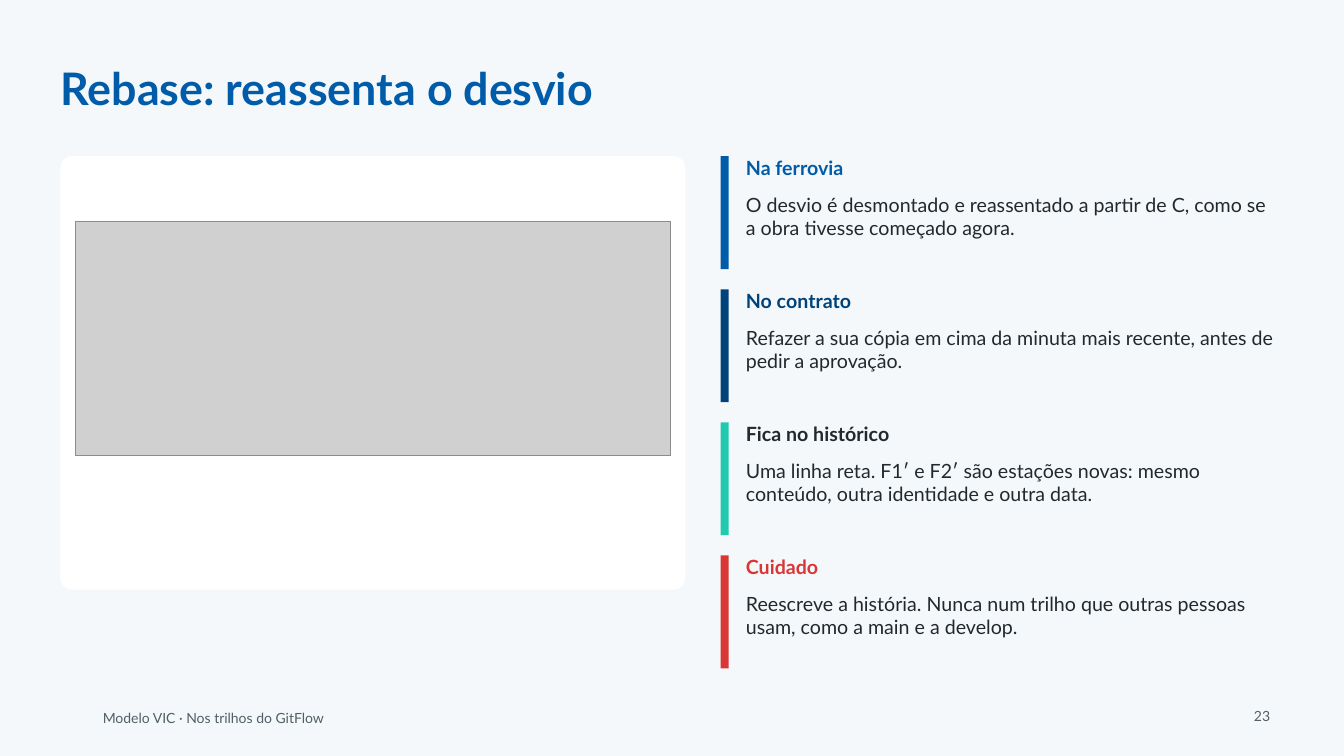
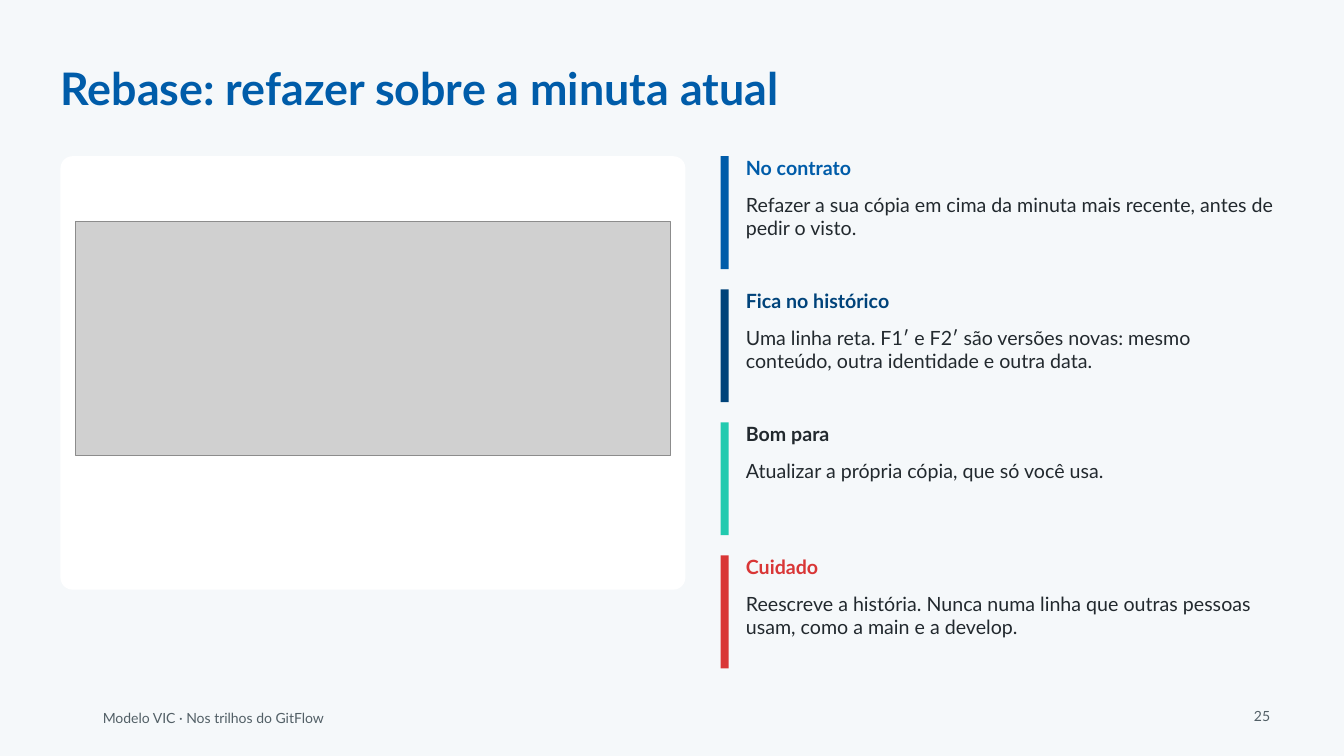
Before and after one commit to andromarcio/modelo-vic, a slide deck: slide 25 of treinamento/oficina-nos-trilhos/1-slides-nos-trilhos.pptx (slide 23 before the commit). Drawn at 1344x756 pixels with LibreOffice and Linux fonts; fonts in the diff are those of the drawing; grey boxes stand for pictures; background and template pictures are left out. Boxes give left, top, right and bottom in pixels: in the first picture for what was removed or moved away, otherwise in the second. Text is boxed around its words. In the diff, an @@ line names an element or a change of style, - is before the commit and + after.

```diff
--- a/treinamento/oficina-nos-trilhos/1-slides-nos-trilhos.pptx
+++ b/treinamento/oficina-nos-trilhos/1-slides-nos-trilhos.pptx
@@ title at <box>60,71,778,106</box>: text changed @@
-Rebase: reassenta o desvio
+Rebase: refazer sobre a minuta atual
@@ text at <box>746,160,851,175</box>: text changed @@
-Na ferrovia
+No contrato
@@ text at <box>746,197,1273,239</box>: text changed @@
-O desvio é desmontado e reassentado a partir de C, como se a obra tivesse começado agora.
+Refazer a sua cópia em cima da minuta mais recente, antes de pedir o visto.
@@ text at <box>746,293,889,308</box>: text changed @@
-No contrato
+Fica no histórico
@@ text at <box>746,329,1190,371</box>: text changed @@
-Refazer a sua cópia em cima da minuta mais recente, antes de pedir a aprovação.
+Uma linha reta. F1′ e F2′ são versões novas: mesmo conteúdo, outra identidade e outra data.
@@ text at <box>746,427,829,445</box>: text changed @@
-Fica no histórico
+Bom para
@@ text at <box>746,463,1104,482</box>: text changed @@
-Uma linha reta. F1′ e F2′ são estações novas: mesmo conteúdo, outra identidade e outra data.
+Atualizar a própria cópia, que só você usa.
@@ text at <box>746,596,1251,638</box>: text changed @@
-Reescreve a história. Nunca num trilho que outras pessoas usam, como a main e a develop.
+Reescreve a história. Nunca numa linha que outras pessoas usam, como a main e a develop.
@@ page number at <box>1254,711,1270,721</box>: text changed @@
-23
+25
```
Also in this commit, not shown: 27 other slides changed, 8 slides added, 6 slides removed, 8 other files.
